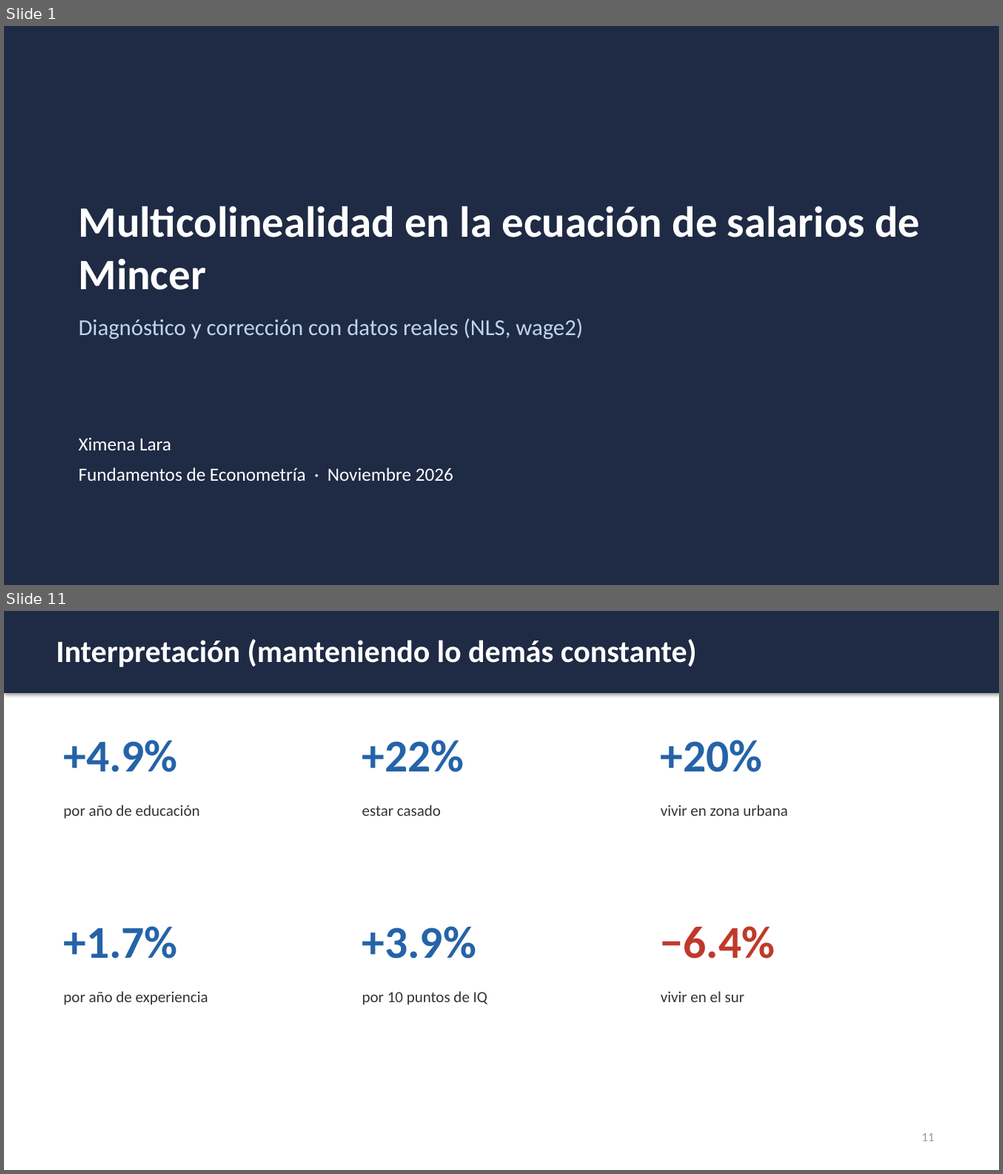
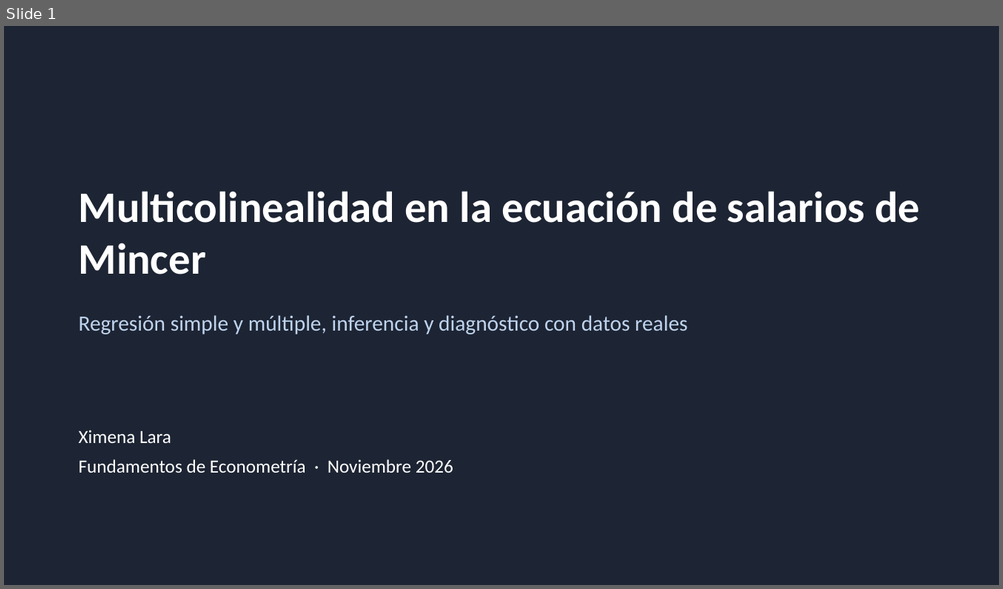
Before and after one commit to ximeelaraa/mincer-multicolinealidad, a slide deck: Presentacion_Multicolinealidad_Mincer.pptx. Shown one above the other, each under a label of ours: slides 1 and 11 before the commit, slide 1 after it; the slides between them are not shown. The pictures are 1003x1174 and 1003x589 pixels, drawn with LibreOffice and Linux fonts; fonts in the diff are those of the drawing. Boxes give left, top, right and bottom in pixels: in the first picture for what was removed or moved away, otherwise in the second. Text is boxed around its words. In the diff, an @@ line names an element or a change of style, - is before the commit and + after.

```diff
--- a/Presentacion_Multicolinealidad_Mincer.pptx
+++ b/Presentacion_Multicolinealidad_Mincer.pptx
@@ slide 11 removed at (x1=4, y1=611, x2=999, y2=1170), background #FFFFFF @@
@@ rectangle removed at (x1=4, y1=611, x2=999, y2=693) @@
@@ text removed at (x1=56, y1=639, x2=697, y2=667) @@
-Interpretación (manteniendo lo demás constante)
@@ text removed at (x1=63, y1=740, x2=177, y2=772) @@
-+4.9%
@@ text removed at (x1=362, y1=740, x2=464, y2=772) @@
-+22%
@@ text removed at (x1=660, y1=740, x2=762, y2=772) @@
-+20%
@@ text removed at (x1=63, y1=805, x2=200, y2=819) @@
-por año de educación
@@ text removed at (x1=362, y1=805, x2=441, y2=816) @@
-estar casado
@@ text removed at (x1=660, y1=805, x2=787, y2=816) @@
-vivir en zona urbana
@@ text removed at (x1=63, y1=926, x2=177, y2=959) @@
-+1.7%
@@ text removed at (x1=362, y1=926, x2=476, y2=959) @@
-+3.9%
@@ text removed at (x1=660, y1=926, x2=774, y2=959) @@
-−6.4%
@@ text removed at (x1=63, y1=991, x2=208, y2=1005) @@
-por año de experiencia
@@ text removed at (x1=362, y1=991, x2=487, y2=1005) @@
-por 10 puntos de IQ
@@ text removed at (x1=660, y1=991, x2=745, y2=1002) @@
-vivir en el sur
@@ text removed at (x1=922, y1=1133, x2=934, y2=1142) @@
-11
@@ slide 1 changed as well @@
@@ rectangle at (x1=4, y1=26, x2=999, y2=585): fill #1F2A44 to #1D2433 @@
@@ text "Multicolinealidad en la ecuación de ..." at (x1=79, y1=191, x2=919, y2=275): less space between paragraphs @@
@@ text "Multicolinealidad en la ecuación de ..." moved from (x1=79, y1=206, x2=919, y2=290) to (x1=79, y1=191, x2=919, y2=275) @@
@@ text at (x1=79, y1=315, x2=687, y2=335): text changed; size 22 to 21 pt @@
-Diagnóstico y corrección con datos reales (NLS, wage2)
+Regresión simple y múltiple, inferencia y diagnóstico con datos reales
@@ text "Ximena Lara" moved from (x1=79, y1=437, x2=453, y2=481) to (x1=79, y1=430, x2=453, y2=473) @@
@@ text "Ximena Lara" at (x1=79, y1=430, x2=453, y2=473): less space between paragraphs @@
```
Also in this commit, not shown: 1 other slide changed, 18 slides added, 9 other slides removed, 22 other files.
